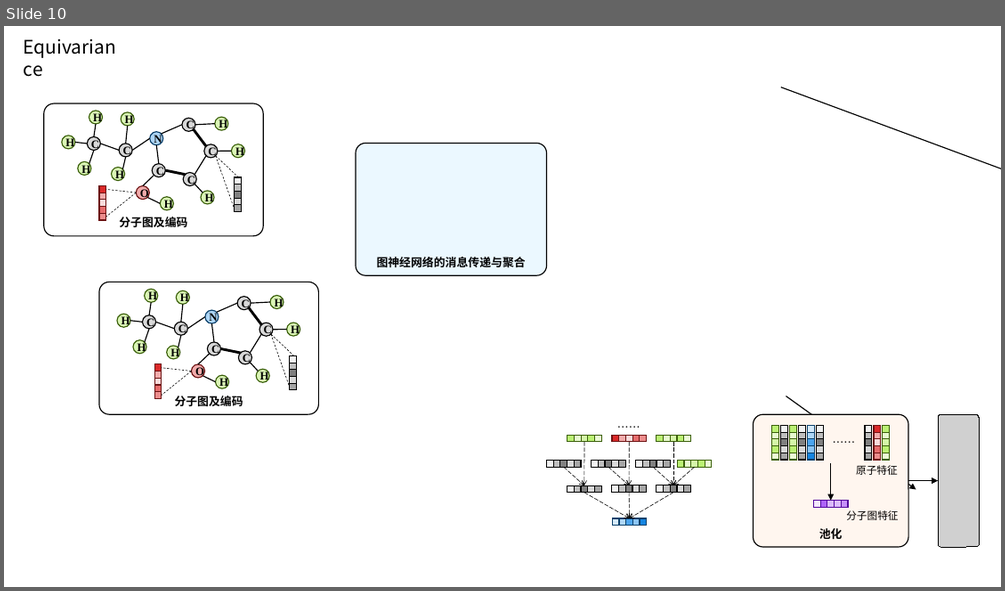
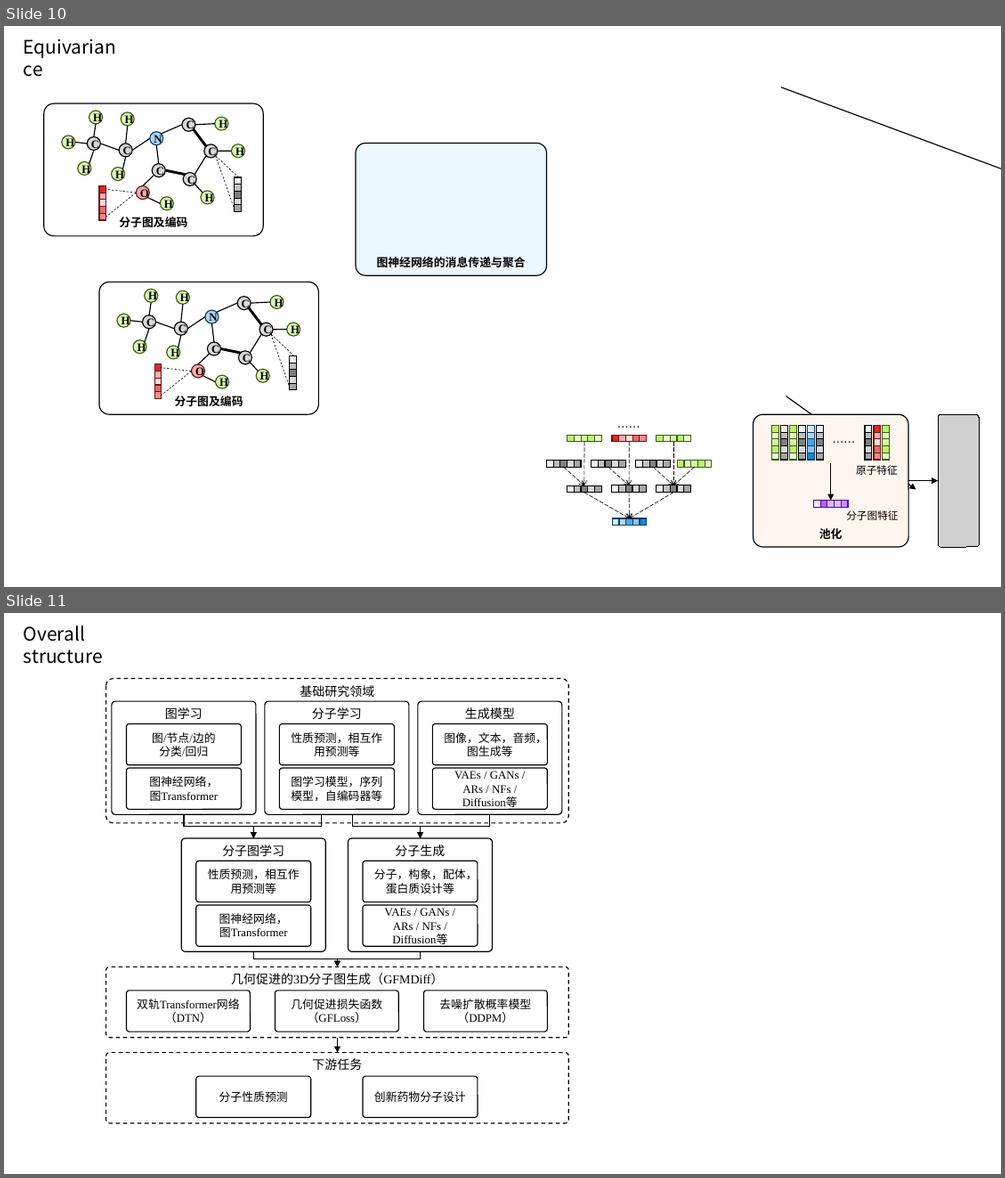
Before and after one commit to LEOXC1571/graduation_project, a slide deck: paper/src_new/figures/figures.pptx. Shown one above the other, each under a label of ours: slide 10 before the commit, slides 10 and 11 after it. The pictures are 1005x591 and 1005x1178 pixels, drawn with LibreOffice and Linux fonts; fonts in the diff are those of the drawing; grey boxes stand for pictures. Boxes give left, top, right and bottom in pixels: in the first picture for what was removed or moved away, otherwise in the second. Text is boxed around its words. In the diff, an @@ line names an element or a change of style, - is before the commit and + after.

```diff
--- a/paper/src_new/figures/figures.pptx
+++ b/paper/src_new/figures/figures.pptx
@@ slide 11 added at box(4, 613, 1001, 1174), background #FFFFFF @@
@@ text added at box(24, 625, 103, 664), 18 pt, text #000000 @@
+Overall structure
@@ rounded rectangle added at box(105, 679, 568, 823), fill #FFFFFF, outline #000000 1 pt dashed, 12 pt, text #000000 @@
+基础研究领域
@@ rounded rectangle added at box(112, 701, 256, 814), fill #FFFFFF, outline #000000 1 pt, 12 pt, text #000000 @@
+图学习
@@ rounded rectangle added at box(265, 701, 409, 814), fill #FFFFFF, outline #000000 1 pt, 12 pt, text #000000 @@
+分子学习
@@ rounded rectangle added at box(418, 701, 562, 814), fill #FFFFFF, outline #000000 1 pt, 12 pt, text #000000 @@
+生成模型
@@ rounded rectangle added at box(127, 723, 242, 765), fill #FFFFFF, outline #000000 1 pt, 11 pt, text #000000 @@
+图/节点/边的
+分类/回归
@@ rounded rectangle added at box(279, 723, 395, 765), fill #FFFFFF, outline #000000 1 pt, 11 pt, text #000000 @@
+性质预测，相互作用预测等
@@ rounded rectangle added at box(432, 723, 548, 765), fill #FFFFFF, outline #000000 1 pt, 11 pt, text #000000 @@
+图像，文本，音频，图生成等
@@ rounded rectangle added at box(127, 768, 242, 809), fill #FFFFFF, outline #000000 1 pt, 11 pt, text #000000 @@
+图神经网络，
+图Transformer
@@ rounded rectangle added at box(279, 768, 395, 809), fill #FFFFFF, outline #000000 1 pt, 11 pt, text #000000 @@
+图学习模型，序列模型，自编码器等
@@ rounded rectangle added at box(432, 768, 548, 809), fill #FFFFFF, outline #000000 1 pt, 11 pt, text #000000 @@
+VAEs / GANs / ARs / NFs / Diffusion等
@@ elbow arrow added from (184, 814) to (254, 838), #000000 1 pt @@
@@ elbow arrow added from (321, 815) to (254, 838), #000000 1 pt @@
@@ elbow arrow added from (353, 815) to (421, 838), #000000 1 pt @@
@@ elbow arrow added from (490, 815) to (421, 838), #000000 1 pt @@
@@ group added at box(181, 838, 493, 951): 6 rounded rectangles @@
+分子图学习
+性质预测，相互作用预测等
+图神经网络，
+图Transformer
+分子生成
+分子，构象，配体，蛋白质设计等
+VAEs / GANs / ARs / NFs / Diffusion等
@@ elbow arrow added from (254, 952) to (338, 966), #000000 1 pt @@
@@ elbow arrow added from (421, 952) to (338, 966), #000000 1 pt @@
@@ rounded rectangle added at box(105, 966, 568, 1037), fill #FFFFFF, outline #000000 1 pt dashed, 12 pt, text #000000 @@
+几何促进的3D分子图生成（GFMDiff）
@@ rounded rectangle added at box(127, 990, 250, 1032), fill #FFFFFF, outline #000000 1 pt, 11 pt, text #000000 @@
+双轨Transformer网络
+（DTN）
@@ rounded rectangle added at box(275, 990, 398, 1032), fill #FFFFFF, outline #000000 1 pt, 11 pt, text #000000 @@
+几何促进损失函数
+（GFLoss）
@@ rounded rectangle added at box(423, 990, 547, 1032), fill #FFFFFF, outline #000000 1 pt, 11 pt, text #000000 @@
+去噪扩散概率模型（DDPM）
@@ arrow added from (338, 1038) to (338, 1053), #000000 1 pt @@
@@ rounded rectangle added at box(105, 1053, 568, 1123), fill #FFFFFF, outline #000000 1 pt dashed, 12 pt, text #000000 @@
+下游任务
@@ rounded rectangle added at box(196, 1076, 311, 1117), fill #FFFFFF, outline #000000 1 pt, 11 pt, text #000000 @@
+分子性质预测
@@ rounded rectangle added at box(363, 1076, 478, 1117), fill #FFFFFF, outline #000000 1 pt, 11 pt, text #000000 @@
+创新药物分子设计
```
Also in this commit, not shown: 1 slide changed, 13 other files.
